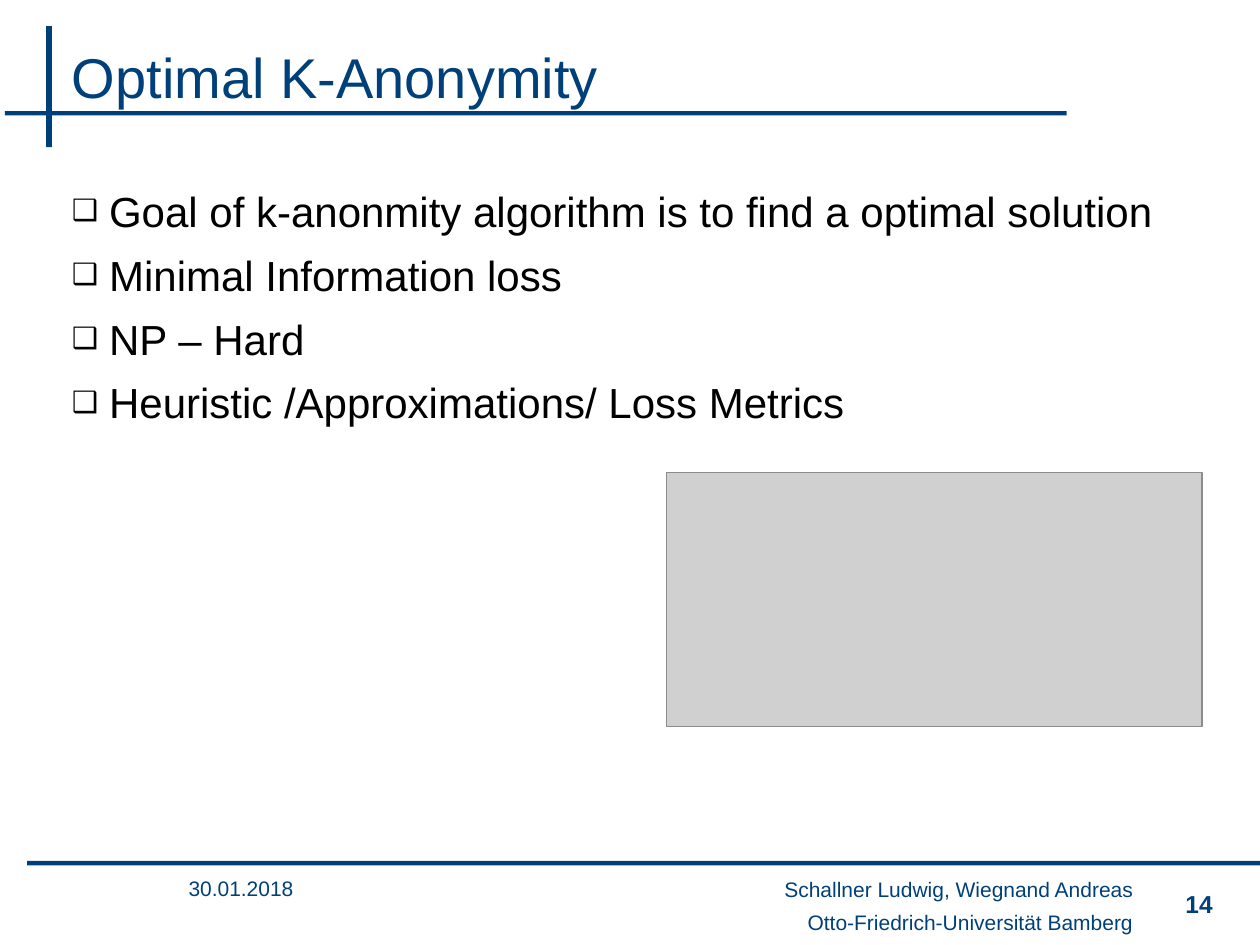
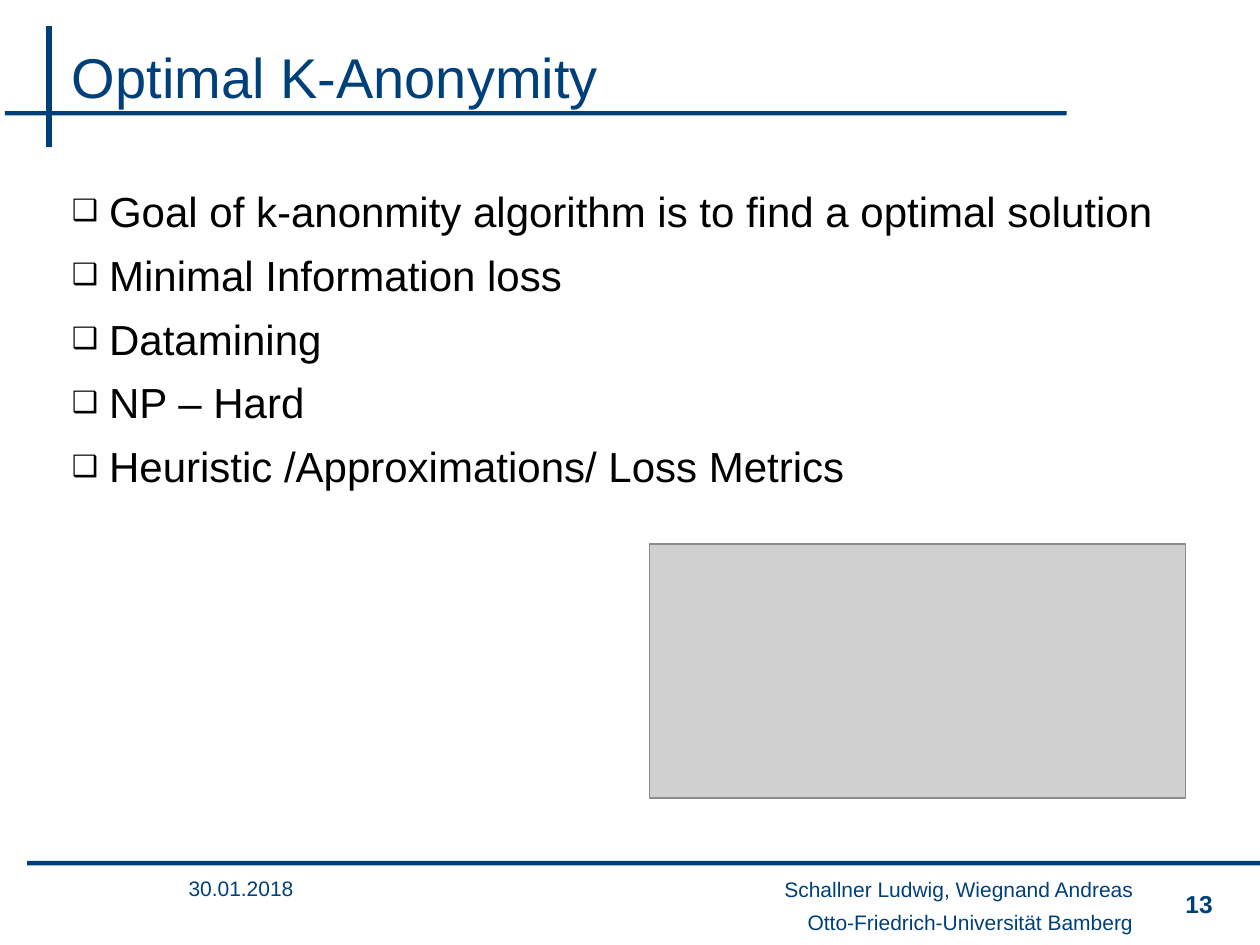
Before and after one commit to wsgan001/PSI-MSem, a slide deck: slide 13 of presentation/sicherheits_final_anV2.pptx (slide 14 before the commit). Drawn at 1260x945 pixels with LibreOffice and Linux fonts; fonts in the diff are those of the drawing; grey boxes stand for pictures; background and template pictures are left out. Boxes give left, top, right and bottom in pixels: in the first picture for what was removed or moved away, otherwise in the second. Text is boxed around its words. In the diff, an @@ line names an element or a change of style, - is before the commit and + after.

```diff
--- a/presentation/sicherheits_final_anV2.pptx
+++ b/presentation/sicherheits_final_anV2.pptx
@@ text at (109, 324, 321, 363): paragraph added @@
+❑ Datamining
@@ picture: place and size @@
-picture at (667, 472, 1202, 727)
+picture at (650, 544, 1186, 799)
@@ page number at (1185, 896, 1212, 914): text changed @@
-14
+13
```
Also in this commit, not shown: 4 other slides changed, 4 slides removed, 5 other files.
